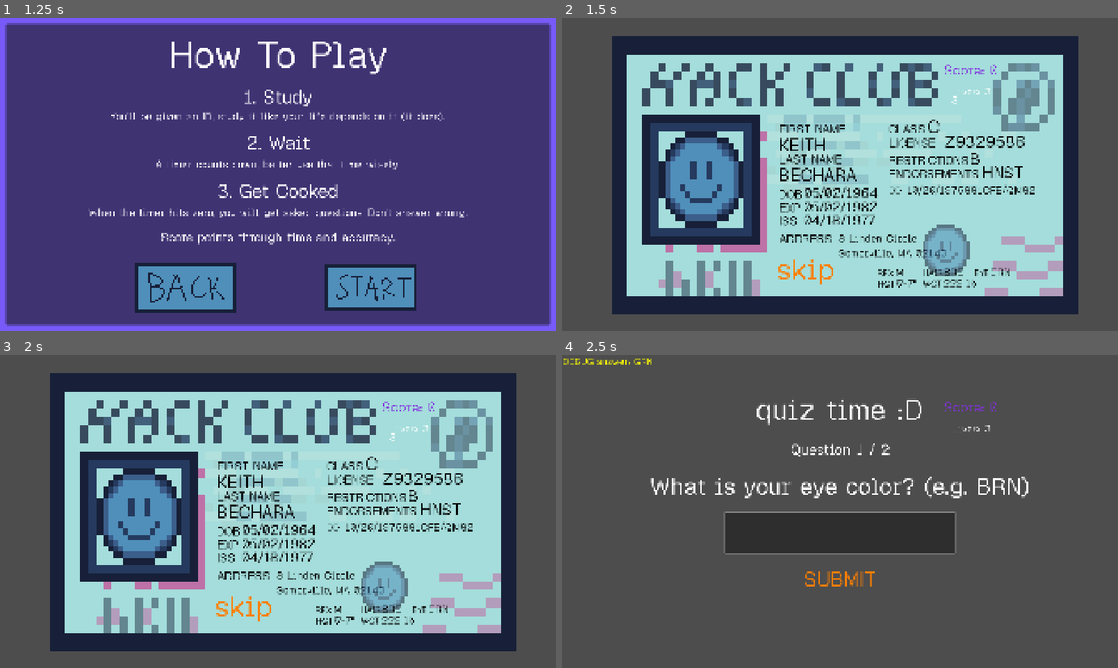
Above: before the commit, frames 1-4 (two rows, left to right).
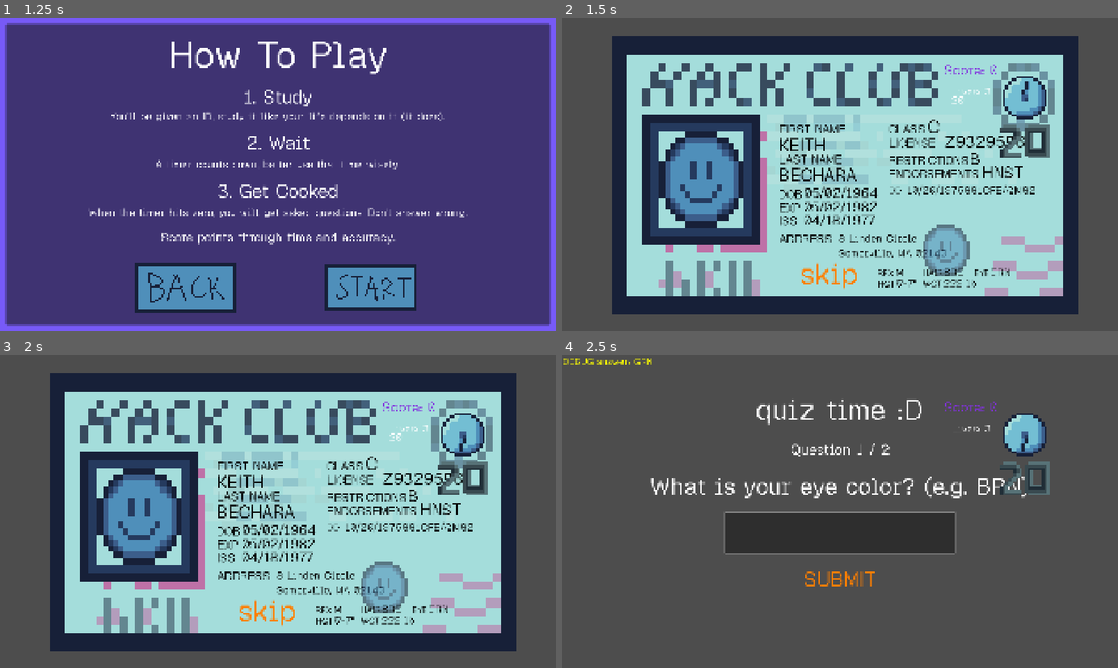
Above: after the commit, the same moments.

Repository: itstntcraft123/fake-an-id
Game: Godot game, scene res://scenes/main_menu.tscn
Same seed, same stepped clock (60 frames per second), same inputs: the game is played once before the commit and once after it.
Inputs:
- Up to frame 1 (1.25 s): click "[color=#ffffff00]> [/color][c…" at 0.5 s
- Up to frame 2 (1.5 s): click "[color=#ffffff00]> [/color][c…" at 1.25 s
- Up to frame 3 (2 s): no input
- Up to frame 4 (2.5 s): click "skip" at 2 s

Frame 1 is identical in both runs. In frame 2, 1.9% of the frame differs, in the area x 38-88%, y 18-87%; in frame 3, 1.9%; in frame 4, 1.3%.

Commit message:
added timer animation
buggy though

Diff:
--- a/scenes/game.tscn
+++ b/scenes/game.tscn
@@ -7,6 +7,575 @@
 [ext_resource type="Texture2D" uid="uid://1t2iqav31vyb" path="res://sprites/facePlaceholder.png" id="5_iywne"]
 [ext_resource type="PackedScene" uid="uid://bo17s2krb6vwg" path="res://scenes/quiz.tscn" id="6_p57ef"]
 [ext_resource type="FontFile" uid="uid://ctfx8b5m5dntu" path="res://GeistPixel.ttf" id="7_u5sy4"]
+[ext_resource type="Texture2D" uid="uid://b7qgbombmhnf5" path="res://sprites/clock.png" id="8_gee14"]
+
+[sub_resource type="AtlasTexture" id="AtlasTexture_0tnpc"]
+atlas = ExtResource("8_gee14")
+region = Rect2(0, 0, 18, 32)
+
+[sub_resource type="AtlasTexture" id="AtlasTexture_vtaks"]
+atlas = ExtResource("8_gee14")
+region = Rect2(18, 0, 18, 32)
+
+[sub_resource type="AtlasTexture" id="AtlasTexture_kvpfn"]
+atlas = ExtResource("8_gee14")
+region = Rect2(36, 0, 18, 32)
+
+[sub_resource type="AtlasTexture" id="AtlasTexture_dinhu"]
+atlas = ExtResource("8_gee14")
+region = Rect2(54, 0, 18, 32)
+
+[sub_resource type="AtlasTexture" id="AtlasTexture_kvuet"]
+atlas = ExtResource("8_gee14")
+region = Rect2(0, 32, 18, 32)
+
+[sub_resource type="AtlasTexture" id="AtlasTexture_trtic"]
+atlas = ExtResource("8_gee14")
+region = Rect2(18, 32, 18, 32)
+
+[sub_resource type="AtlasTexture" id="AtlasTexture_ir15t"]
+atlas = ExtResource("8_gee14")
+region = Rect2(36, 32, 18, 32)
+
+[sub_resource type="AtlasTexture" id="AtlasTexture_ca42v"]
+atlas = ExtResource("8_gee14")
+region = Rect2(54, 32, 18, 32)
+
+[sub_resource type="AtlasTexture" id="AtlasTexture_rysoc"]
+atlas = ExtResource("8_gee14")
+region = Rect2(0, 64, 18, 32)
+
+[sub_resource type="AtlasTexture" id="AtlasTexture_ssvqc"]
+atlas = ExtResource("8_gee14")
+region = Rect2(18, 64, 18, 32)
+
+[sub_resource type="AtlasTexture" id="AtlasTexture_264po"]
+atlas = ExtResource("8_gee14")
+region = Rect2(36, 64, 18, 32)
+
+[sub_resource type="AtlasTexture" id="AtlasTexture_1kice"]
+atlas = ExtResource("8_gee14")
+region = Rect2(54, 64, 18, 32)
+
+[sub_resource type="AtlasTexture" id="AtlasTexture_5newe"]
+atlas = ExtResource("8_gee14")
+region = Rect2(0, 96, 18, 32)
+
+[sub_resource type="AtlasTexture" id="AtlasTexture_37s47"]
+atlas = ExtResource("8_gee14")
+region = Rect2(18, 96, 18, 32)
+
+[sub_resource type="AtlasTexture" id="AtlasTexture_bt5mj"]
+atlas = ExtResource("8_gee14")
+region = Rect2(36, 96, 18, 32)
+
+[sub_resource type="AtlasTexture" id="AtlasTexture_e1j6l"]
+atlas = ExtResource("8_gee14")
+region = Rect2(54, 96, 18, 32)
+
+[sub_resource type="AtlasTexture" id="AtlasTexture_pl11u"]
+atlas = ExtResource("8_gee14")
+region = Rect2(0, 128, 18, 32)
+
+[sub_resource type="AtlasTexture" id="AtlasTexture_bhx41"]
+atlas = ExtResource("8_gee14")
+region = Rect2(18, 128, 18, 32)
+
+[sub_resource type="AtlasTexture" id="AtlasTexture_qnb83"]
+atlas = ExtResource("8_gee14")
+region = Rect2(36, 128, 18, 32)
+
+[sub_resource type="AtlasTexture" id="AtlasTexture_sww3w"]
+atlas = ExtResource("8_gee14")
+region = Rect2(54, 128, 18, 32)
+
+[sub_resource type="AtlasTexture" id="AtlasTexture_suyxu"]
+atlas = ExtResource("8_gee14")
+region = Rect2(0, 160, 18, 32)
+
+[sub_resource type="AtlasTexture" id="AtlasTexture_sgl2t"]
+atlas = ExtResource("8_gee14")
+region = Rect2(18, 160, 18, 32)
+
+[sub_resource type="AtlasTexture" id="AtlasTexture_qouja"]
+atlas = ExtResource("8_gee14")
+region = Rect2(36, 160, 18, 32)
+
+[sub_resource type="AtlasTexture" id="AtlasTexture_wljb1"]
+atlas = ExtResource("8_gee14")
+region = Rect2(54, 160, 18, 32)
+
+[sub_resource type="AtlasTexture" id="AtlasTexture_v2yb1"]
+atlas = ExtResource("8_gee14")
+region = Rect2(0, 192, 18, 32)
+
+[sub_resource type="AtlasTexture" id="AtlasTexture_js0lu"]
+atlas = ExtResource("8_gee14")
+region = Rect2(18, 192, 18, 32)
+
+[sub_resource type="AtlasTexture" id="AtlasTexture_gxtfn"]
+atlas = ExtResource("8_gee14")
+region = Rect2(36, 192, 18, 32)
+
+[sub_resource type="AtlasTexture" id="AtlasTexture_twgab"]
+atlas = ExtResource("8_gee14")
+region = Rect2(54, 192, 18, 32)
+
+[sub_resource type="AtlasTexture" id="AtlasTexture_02fa5"]
+atlas = ExtResource("8_gee14")
+region = Rect2(0, 224, 18, 32)
+
+[sub_resource type="AtlasTexture" id="AtlasTexture_nepv3"]
+atlas = ExtResource("8_gee14")
+region = Rect2(18, 224, 18, 32)
+
+[sub_resource type="AtlasTexture" id="AtlasTexture_7025r"]
+atlas = ExtResource("8_gee14")
+region = Rect2(36, 224, 18, 32)
+
+[sub_resource type="AtlasTexture" id="AtlasTexture_m4url"]
+atlas = ExtResource("8_gee14")
+region = Rect2(54, 224, 18, 32)
+
+[sub_resource type="AtlasTexture" id="AtlasTexture_8ool0"]
+atlas = ExtResource("8_gee14")
+region = Rect2(0, 256, 18, 32)
+
+[sub_resource type="AtlasTexture" id="AtlasTexture_pr1ej"]
+atlas = ExtResource("8_gee14")
+region = Rect2(18, 256, 18, 32)
+
+[sub_resource type="AtlasTexture" id="AtlasTexture_05nbr"]
+atlas = ExtResource("8_gee14")
+region = Rect2(36, 256, 18, 32)
+
+[sub_resource type="AtlasTexture" id="AtlasTexture_0sl42"]
+atlas = ExtResource("8_gee14")
+region = Rect2(54, 256, 18, 32)
+
+[sub_resource type="AtlasTexture" id="AtlasTexture_oaba0"]
+atlas = ExtResource("8_gee14")
+region = Rect2(0, 288, 18, 32)
+
+[sub_resource type="AtlasTexture" id="AtlasTexture_458eo"]
+atlas = ExtResource("8_gee14")
+region = Rect2(18, 288, 18, 32)
+
+[sub_resource type="AtlasTexture" id="AtlasTexture_h3rex"]
+atlas = ExtResource("8_gee14")
+region = Rect2(36, 288, 18, 32)
+
+[sub_resource type="AtlasTexture" id="AtlasTexture_fedci"]
+atlas = ExtResource("8_gee14")
+region = Rect2(54, 288, 18, 32)
+
+[sub_resource type="AtlasTexture" id="AtlasTexture_8qswn"]
+atlas = ExtResource("8_gee14")
+region = Rect2(0, 320, 18, 32)
+
+[sub_resource type="AtlasTexture" id="AtlasTexture_rm0al"]
+atlas = ExtResource("8_gee14")
+region = Rect2(18, 320, 18, 32)
+
+[sub_resource type="AtlasTexture" id="AtlasTexture_i4re6"]
+atlas = ExtResource("8_gee14")
+region = Rect2(36, 320, 18, 32)
+
+[sub_resource type="AtlasTexture" id="AtlasTexture_pf7vy"]
+atlas = ExtResource("8_gee14")
+region = Rect2(54, 320, 18, 32)
+
+[sub_resource type="AtlasTexture" id="AtlasTexture_o8ni1"]
+atlas = ExtResource("8_gee14")
+region = Rect2(0, 352, 18, 32)
+
+[sub_resource type="AtlasTexture" id="AtlasTexture_3hbvx"]
+atlas = ExtResource("8_gee14")
+region = Rect2(18, 352, 18, 32)
+
+[sub_resource type="AtlasTexture" id="AtlasTexture_q8j3a"]
+atlas = ExtResource("8_gee14")
+region = Rect2(36, 352, 18, 32)
+
+[sub_resource type="AtlasTexture" id="AtlasTexture_ms3bu"]
+atlas = ExtResource("8_gee14")
+region = Rect2(54, 352, 18, 32)
+
+[sub_resource type="AtlasTexture" id="AtlasTexture_7ixpq"]
+atlas = ExtResource("8_gee14")
+region = Rect2(0, 384, 18, 32)
+
+[sub_resource type="AtlasTexture" id="AtlasTexture_bk1p3"]
+atlas = ExtResource("8_gee14")
+region = Rect2(18, 384, 18, 32)
+
+[sub_resource type="AtlasTexture" id="AtlasTexture_n8ral"]
+atlas = ExtResource("8_gee14")
+region = Rect2(36, 384, 18, 32)
+
+[sub_resource type="AtlasTexture" id="AtlasTexture_yd4ix"]
+atlas = ExtResource("8_gee14")
+region = Rect2(54, 384, 18, 32)
+
+[sub_resource type="AtlasTexture" id="AtlasTexture_66xif"]
+atlas = ExtResource("8_gee14")
+region = Rect2(0, 416, 18, 32)
+
+[sub_resource type="AtlasTexture" id="AtlasTexture_bnuda"]
+atlas = ExtResource("8_gee14")
+region = Rect2(18, 416, 18, 32)
+
+[sub_resource type="AtlasTexture" id="AtlasTexture_0rmfi"]
+atlas = ExtResource("8_gee14")
+region = Rect2(36, 416, 18, 32)
+
+[sub_resource type="AtlasTexture" id="AtlasTexture_xbak0"]
+atlas = ExtResource("8_gee14")
+region = Rect2(54, 416, 18, 32)
+
+[sub_resource type="AtlasTexture" id="AtlasTexture_3x28f"]
+atlas = ExtResource("8_gee14")
+region = Rect2(0, 448, 18, 32)
+
+[sub_resource type="AtlasTexture" id="AtlasTexture_l6q63"]
+atlas = ExtResource("8_gee14")
+region = Rect2(18, 448, 18, 32)
+
+[sub_resource type="AtlasTexture" id="AtlasTexture_mmvbu"]
+atlas = ExtResource("8_gee14")
+region = Rect2(36, 448, 18, 32)
+
+[sub_resource type="AtlasTexture" id="AtlasTexture_weeiq"]
+atlas = ExtResource("8_gee14")
+region = Rect2(54, 448, 18, 32)
+
+[sub_resource type="AtlasTexture" id="AtlasTexture_uxocx"]
+atlas = ExtResource("8_gee14")
+region = Rect2(0, 480, 18, 32)
+
+[sub_resource type="AtlasTexture" id="AtlasTexture_7nv0b"]
+atlas = ExtResource("8_gee14")
+region = Rect2(18, 480, 18, 32)
+
+[sub_resource type="AtlasTexture" id="AtlasTexture_o8oq8"]
+atlas = ExtResource("8_gee14")
+region = Rect2(36, 480, 18, 32)
+
+[sub_resource type="AtlasTexture" id="AtlasTexture_sxt1d"]
+atlas = ExtResource("8_gee14")
+region = Rect2(54, 480, 18, 32)
+
+[sub_resource type="AtlasTexture" id="AtlasTexture_2iuns"]
+atlas = ExtResource("8_gee14")
+region = Rect2(0, 512, 18, 32)
+
+[sub_resource type="AtlasTexture" id="AtlasTexture_7gkqi"]
+atlas = ExtResource("8_gee14")
+region = Rect2(18, 512, 18, 32)
+
+[sub_resource type="AtlasTexture" id="AtlasTexture_753oq"]
+atlas = ExtResource("8_gee14")
+region = Rect2(36, 512, 18, 32)
+
+[sub_resource type="AtlasTexture" id="AtlasTexture_3x338"]
+atlas = ExtResource("8_gee14")
+region = Rect2(54, 512, 18, 32)
+
+[sub_resource type="AtlasTexture" id="AtlasTexture_1yg85"]
+atlas = ExtResource("8_gee14")
+region = Rect2(0, 544, 18, 32)
+
+[sub_resource type="AtlasTexture" id="AtlasTexture_s0g06"]
+atlas = ExtResource("8_gee14")
+region = Rect2(18, 544, 18, 32)
+
+[sub_resource type="AtlasTexture" id="AtlasTexture_2gnni"]
+atlas = ExtResource("8_gee14")
+region = Rect2(36, 544, 18, 32)
+
+[sub_resource type="AtlasTexture" id="AtlasTexture_vgxg3"]
+atlas = ExtResource("8_gee14")
+region = Rect2(54, 544, 18, 32)
+
+[sub_resource type="AtlasTexture" id="AtlasTexture_4nbsr"]
+atlas = ExtResource("8_gee14")
+region = Rect2(0, 576, 18, 32)
+
+[sub_resource type="AtlasTexture" id="AtlasTexture_fkywm"]
+atlas = ExtResource("8_gee14")
+region = Rect2(18, 576, 18, 32)
+
+[sub_resource type="AtlasTexture" id="AtlasTexture_dku7i"]
+atlas = ExtResource("8_gee14")
+region = Rect2(36, 576, 18, 32)
+
+[sub_resource type="AtlasTexture" id="AtlasTexture_veaf0"]
+atlas = ExtResource("8_gee14")
+region = Rect2(54, 576, 18, 32)
+
+[sub_resource type="AtlasTexture" id="AtlasTexture_flw08"]
+atlas = ExtResource("8_gee14")
+region = Rect2(0, 608, 18, 32)
+
+[sub_resource type="AtlasTexture" id="AtlasTexture_84hbc"]
+atlas = ExtResource("8_gee14")
+region = Rect2(18, 608, 18, 32)
+
+[sub_resource type="AtlasTexture" id="AtlasTexture_15b3c"]
+atlas = ExtResource("8_gee14")
+region = Rect2(36, 608, 18, 32)
+
+[sub_resource type="AtlasTexture" id="AtlasTexture_veukt"]
+atlas = ExtResource("8_gee14")
+region = Rect2(54, 608, 18, 32)
+
+[sub_resource type="SpriteFrames" id="SpriteFrames_63sl8"]
+animations = [{
+"frames": [{
+"duration": 1.0,
+"texture": SubResource("AtlasTexture_0tnpc")
+}, {
+"duration": 1.0,
+"texture": SubResource("AtlasTexture_vtaks")
+}, {
+"duration": 1.0,
+"texture": SubResource("AtlasTexture_kvpfn")
+}, {
+"duration": 1.0,
+"texture": SubResource("AtlasTexture_dinhu")
+}, {
+"duration": 1.0,
+"texture": SubResource("AtlasTexture_kvuet")
+}, {
+"duration": 1.0,
+"texture": SubResource("AtlasTexture_trtic")
+}, {
+"duration": 1.0,
+"texture": SubResource("AtlasTexture_ir15t")
+}, {
+"duration": 1.0,
+"texture": SubResource("AtlasTexture_ca42v")
+}, {
+"duration": 1.0,
+"texture": SubResource("AtlasTexture_rysoc")
+}, {
+"duration": 1.0,
+"texture": SubResource("AtlasTexture_ssvqc")
+}, {
+"duration": 1.0,
+"texture": SubResource("AtlasTexture_264po")
+}, {
+"duration": 1.0,
+"texture": SubResource("AtlasTexture_1kice")
+}, {
+"duration": 1.0,
+"texture": SubResource("AtlasTexture_5newe")
+}, {
+"duration": 1.0,
+"texture": SubResource("AtlasTexture_37s47")
+}, {
+"duration": 1.0,
+"texture": SubResource("AtlasTexture_bt5mj")
+}, {
+"duration": 1.0,
+"texture": SubResource("AtlasTexture_e1j6l")
+}, {
+"duration": 1.0,
+"texture": SubResource("AtlasTexture_pl11u")
+}, {
+"duration": 1.0,
+"texture": SubResource("AtlasTexture_bhx41")
+}, {
+"duration": 1.0,
+"texture": SubResource("AtlasTexture_qnb83")
+}, {
+"duration": 1.0,
+"texture": SubResource("AtlasTexture_sww3w")
+}, {
+"duration": 1.0,
+"texture": SubResource("AtlasTexture_suyxu")
+}, {
+"duration": 1.0,
+"texture": SubResource("AtlasTexture_sgl2t")
+}, {
+"duration": 1.0,
+"texture": SubResource("AtlasTexture_qouja")
+}, {
+"duration": 1.0,
+"texture": SubResource("AtlasTexture_wljb1")
+}, {
+"duration": 1.0,
+"texture": SubResource("AtlasTexture_v2yb1")
+}, {
+"duration": 1.0,
+"texture": SubResource("AtlasTexture_js0lu")
+}, {
+"duration": 1.0,
+"texture": SubResource("AtlasTexture_gxtfn")
+}, {
+"duration": 1.0,
+"texture": SubResource("AtlasTexture_twgab")
+}, {
+"duration": 1.0,
+"texture": SubResource("AtlasTexture_02fa5")
+}, {
+"duration": 1.0,
+"texture": SubResource("AtlasTexture_nepv3")
+}, {
+"duration": 1.0,
+"texture": SubResource("AtlasTexture_7025r")
+}, {
+"duration": 1.0,
+"texture": SubResource("AtlasTexture_m4url")
+}, {
+"duration": 1.0,
+"texture": SubResource("AtlasTexture_8ool0")
+}, {
+"duration": 1.0,
+"texture": SubResource("AtlasTexture_pr1ej")
+}, {
+"duration": 1.0,
+"texture": SubResource("AtlasTexture_05nbr")
+}, {
+"duration": 1.0,
+"texture": SubResource("AtlasTexture_0sl42")
+}, {
+"duration": 1.0,
+"texture": SubResource("AtlasTexture_oaba0")
+}, {
+"duration": 1.0,
+"texture": SubResource("AtlasTexture_458eo")
+}, {
+"duration": 1.0,
+"texture": SubResource("AtlasTexture_h3rex")
+}, {
+"duration": 1.0,
+"texture": SubResource("AtlasTexture_fedci")
+}, {
+"duration": 1.0,
+"texture": SubResource("AtlasTexture_8qswn")
+}, {
+"duration": 1.0,
+"texture": SubResource("AtlasTexture_rm0al")
+}, {
+"duration": 1.0,
+"texture": SubResource("AtlasTexture_i4re6")
+}, {
+"duration": 1.0,
+"texture": SubResource("AtlasTexture_pf7vy")
+}, {
+"duration": 1.0,
+"texture": SubResource("AtlasTexture_o8ni1")
+}, {
+"duration": 1.0,
+"texture": SubResource("AtlasTexture_3hbvx")
+}, {
+"duration": 1.0,
+"texture": SubResource("AtlasTexture_q8j3a")
+}, {
+"duration": 1.0,
+"texture": SubResource("AtlasTexture_ms3bu")
+}, {
+"duration": 1.0,
+"texture": SubResource("AtlasTexture_7ixpq")
+}, {
+"duration": 1.0,
+"texture": SubResource("AtlasTexture_bk1p3")
+}, {
+"duration": 1.0,
+"texture": SubResource("AtlasTexture_n8ral")
+}, {
+"duration": 1.0,
+"texture": SubResource("AtlasTexture_yd4ix")
+}, {
+"duration": 1.0,
+"texture": SubResource("AtlasTexture_66xif")
+}, {
+"duration": 1.0,
+"texture": SubResource("AtlasTexture_bnuda")
+}, {
+"duration": 1.0,
+"texture": SubResource("AtlasTexture_0rmfi")
+}, {
+"duration": 1.0,
+"texture": SubResource("AtlasTexture_xbak0")
+}, {
+"duration": 1.0,
+"texture": SubResource("AtlasTexture_3x28f")
+}, {
+"duration": 1.0,
+"texture": SubResource("AtlasTexture_l6q63")
+}, {
+"duration": 1.0,
+"texture": SubResource("AtlasTexture_mmvbu")
+}, {
+"duration": 1.0,
+"texture": SubResource("AtlasTexture_weeiq")
+}, {
+"duration": 1.0,
+"texture": SubResource("AtlasTexture_uxocx")
+}, {
+"duration": 1.0,
+"texture": SubResource("AtlasTexture_7nv0b")
+}, {
+"duration": 1.0,
+"texture": SubResource("AtlasTexture_o8oq8")
+}, {
+"duration": 1.0,
+"texture": SubResource("AtlasTexture_sxt1d")
+}, {
+"duration": 1.0,
+"texture": SubResource("AtlasTexture_2iuns")
+}, {
+"duration": 1.0,
+"texture": SubResource("AtlasTexture_7gkqi")
+}, {
+"duration": 1.0,
+"texture": SubResource("AtlasTexture_753oq")
+}, {
+"duration": 1.0,
+"texture": SubResource("AtlasTexture_3x338")
+}, {
+"duration": 1.0,
+"texture": SubResource("AtlasTexture_1yg85")
+}, {
+"duration": 1.0,
+"texture": SubResource("AtlasTexture_s0g06")
+}, {
+"duration": 1.0,
+"texture": SubResource("AtlasTexture_2gnni")
+}, {
+"duration": 1.0,
+"texture": SubResource("AtlasTexture_vgxg3")
+}, {
+"duration": 1.0,
+"texture": SubResource("AtlasTexture_4nbsr")
+}, {
+"duration": 1.0,
+"texture": SubResource("AtlasTexture_fkywm")
+}, {
+"duration": 1.0,
+"texture": SubResource("AtlasTexture_dku7i")
+}, {
+"duration": 1.0,
+"texture": SubResource("AtlasTexture_veaf0")
+}, {
+"duration": 1.0,
+"texture": SubResource("AtlasTexture_flw08")
+}, {
+"duration": 1.0,
+"texture": SubResource("AtlasTexture_84hbc")
+}, {
+"duration": 1.0,
+"texture": SubResource("AtlasTexture_15b3c")
+}, {
+"duration": 1.0,
+"texture": SubResource("AtlasTexture_veukt")
+}],
+"loop": 1,
+"name": &"default",
+"speed": 4.0
+}]
 
 [node name="Game" type="Node2D" unique_id=478941946]
 script = ExtResource("1_uwrxv")
@@ -413,12 +982,18 @@
 
 [node name="SkipButton" type="Button" parent="UI/Theme" unique_id=1717449017]
 layout_mode = 0
-offset_left = 545.0
-offset_top = 760.0
-offset_right = 1138.0
-offset_bottom = 976.0
+offset_left = 626.0
+offset_top = 775.0
+offset_right = 1219.0
+offset_bottom = 991.0
 text = "skip"
 
+[node name="TimerAnim" type="AnimatedSprite2D" parent="UI" unique_id=1064252235]
+texture_filter = 1
+position = Vector2(1598.0001, 351)
+scale = Vector2(9.5, 9.500001)
+sprite_frames = SubResource("SpriteFrames_63sl8")
+
 [node name="StudyTimer" type="Timer" parent="." unique_id=146617480]
 
 [connection signal="pressed" from="UI/Theme/SkipButton" to="." method="_on_skip_button_pressed"]
--- a/scripts/game.gd
+++ b/scripts/game.gd
@@ -1,7 +1,7 @@
 extends Node2D
 
 const max_lives := 3
-const study_time := 0.0
+const study_time := 20.0
 
 @export var escape_screen: PackedScene
 @export var debug_show_answers := true
@@ -14,6 +14,7 @@
 @onready var quiz: Control = $UI/Theme/Quiz
 @onready var study_timer: Timer = $StudyTimer
 @onready var timer_label: Label = $UI/Theme/TimerLabel
+@onready var timer_anim: AnimatedSprite2D = $UI/TimerAnim
 @onready var lives_label: Label = $UI/Theme/LivesLabel
 @onready var score_label: Label = $UI/Theme/ScoreLabel
 @onready var skip_button: Button = $UI/Theme/SkipButton
@@ -33,6 +34,9 @@
 	timer_label.show()
 	_update_hud()
 	study_timer.start(maxf(8.0, study_time - score))
+	timer_anim.show()
+	timer_anim.stop()
+	timer_anim.frame = 0
 
 func _generate_id() -> void:
 	var gender := Utils.random_gender()
@@ -65,8 +69,14 @@
 		get_node("UI/Theme/IDCard/" + Utils.snake_to_pascal(key) + "Label/" + Utils.snake_to_pascal(key)).text = id_data[key]
 
 func _process(_delta: float) -> void:
-	if not study_timer.is_stopped():
-		timer_label.text = str(ceili(study_timer.time_left))
+	if study_timer.is_stopped():
+		return
+	timer_label.text = str(ceili(study_timer.time_left))
+	var progress := 1.0 - study_timer.time_left / study_timer.wait_time
+	var frame_count := timer_anim.sprite_frames.get_frame_count(timer_anim.animation)
+	timer_anim.frame = mini(int(progress * frame_count), frame_count - 1)
+
+	print(progress, " ", frame_count, " ", timer_anim.frame)
 
 func _on_study_over() -> void:
 	skip_button.hide()
Binary file added: sprites/clock.png
Not shown, added: sprites/clock.png.import
